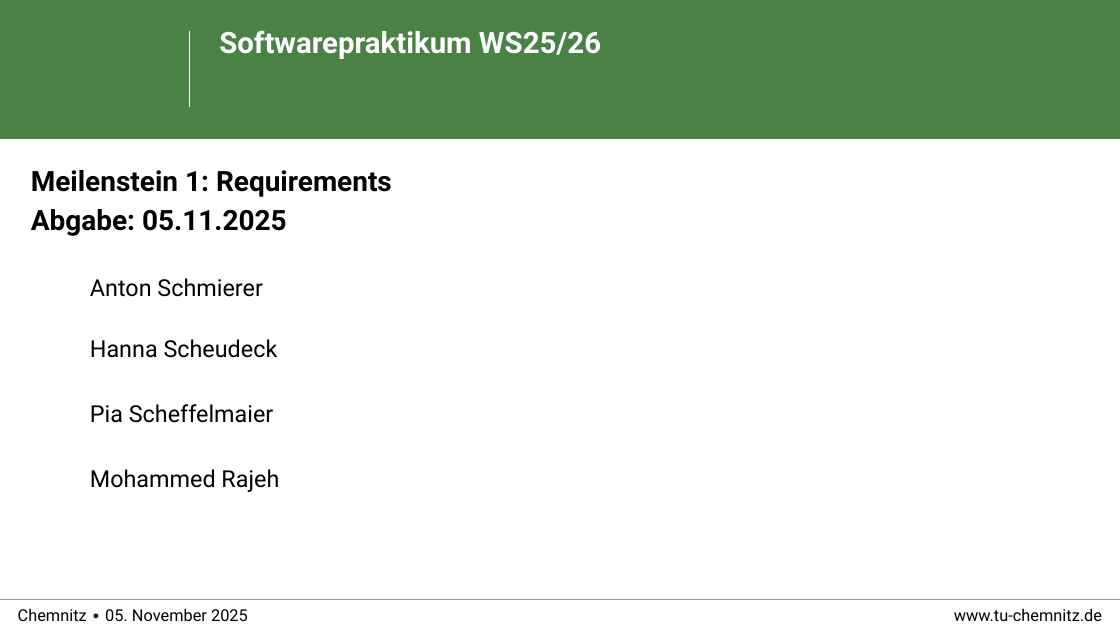
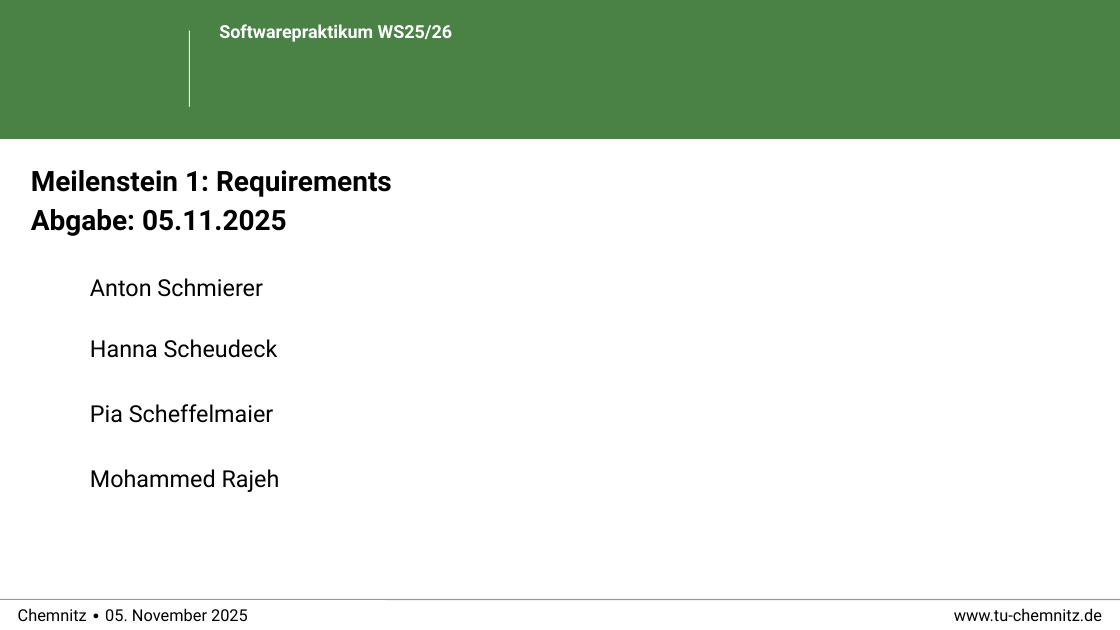
Before and after one commit to cojuwon/Praktikum-Softwareengineering-TU-Chemnitz, a slide deck: slide 1 of requirements/Snow_Cards.pptx. Drawn at 1120x630 pixels with LibreOffice and Linux fonts; fonts in the diff are those of the drawing; background and template pictures are left out. Boxes give left, top, right and bottom in pixels: in the first picture for what was removed or moved away, otherwise in the second. Text is boxed around its words. In the diff, an @@ line names an element or a change of style, - is before the commit and + after.

```diff
--- a/requirements/Snow_Cards.pptx
+++ b/requirements/Snow_Cards.pptx
@@ title "Softwarepraktikum WS25/26" at (x1=219, y1=24, x2=452, y2=42): size 25.2 to 15.4 pt; line spacing 1 to 0.8 @@
```
Also in this commit, not shown: 9 other slides changed, 2 slides added, 1 other file.
